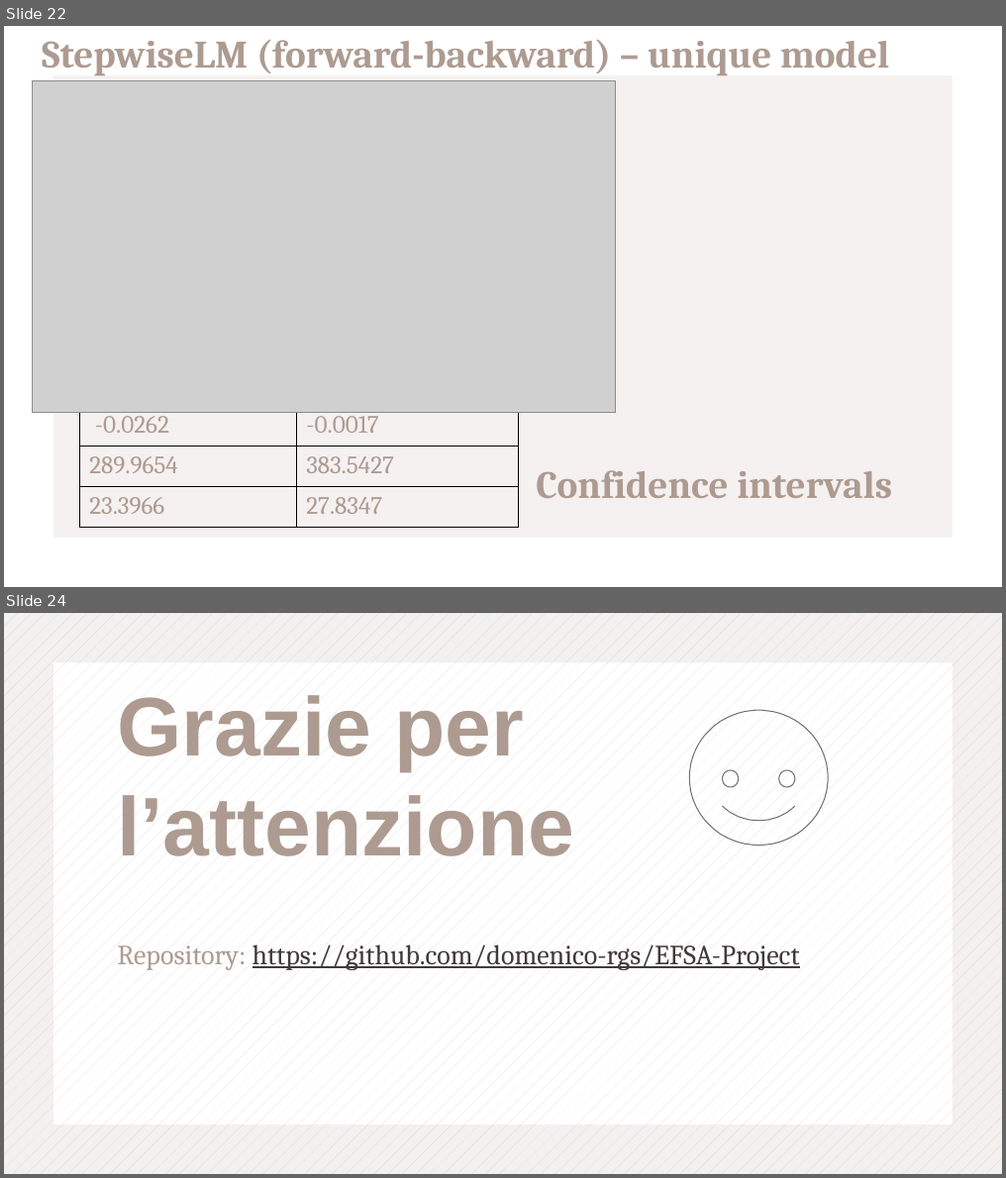
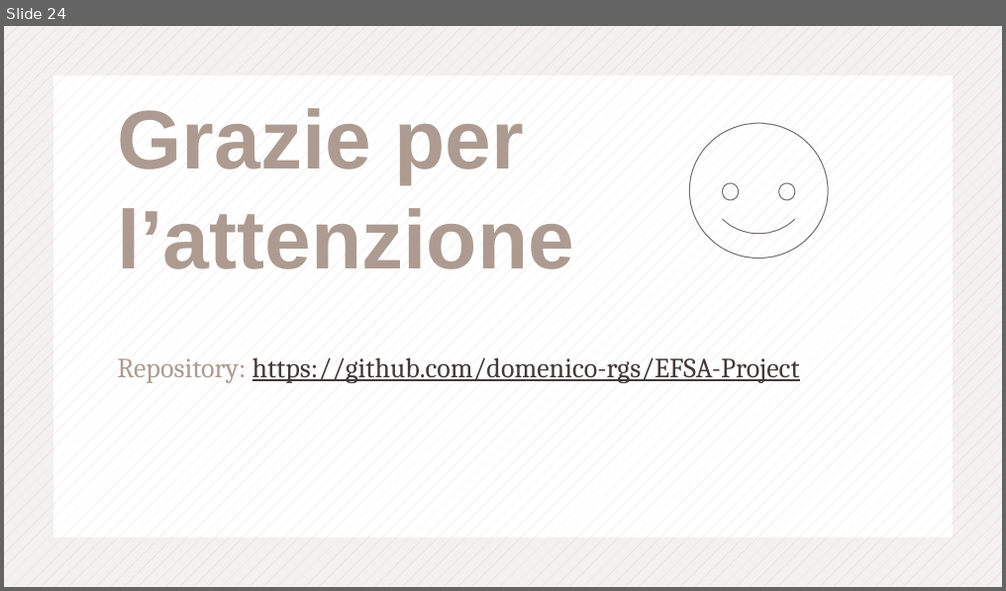
Before and after one commit to domenico-rgs/EFSA-Project, a slide deck: Presentation.pptx. Shown one above the other, each under a label of ours: slides 22 and 24 before the commit, slide 24 after it; the slides between them are not shown. The pictures are 1006x1178 and 1006x591 pixels, drawn with LibreOffice and Linux fonts; fonts in the diff are those of the drawing; grey boxes stand for pictures. Boxes give left, top, right and bottom in pixels: in the first picture for what was removed or moved away, otherwise in the second. Text is boxed around its words. In the diff, an @@ line names an element or a change of style, - is before the commit and + after.

```diff
--- a/Presentation.pptx
+++ b/Presentation.pptx
@@ slide 22 removed at (x1=4, y1=26, x2=1002, y2=587), background #F5F1F0 @@
@@ frame removed at (x1=4, y1=26, x2=1002, y2=586) @@
@@ text removed at (x1=42, y1=39, x2=889, y2=76) @@
-StepwiseLM (forward-backward) – unique model
@@ picture removed at (x1=32, y1=81, x2=615, y2=413) @@
@@ table removed at (x1=80, y1=366, x2=518, y2=527), 4 rows, 2 columns @@
-17.8779 | 19.8314
--0.0262 | -0.0017
-289.9654 | 383.5427
-23.3966 | 27.8347
@@ text removed at (x1=536, y1=471, x2=892, y2=498) @@
-Confidence intervals
```
Also in this commit, not shown: 4 slides changed, 1 slide added, 11 other slides removed, 3 other files.
